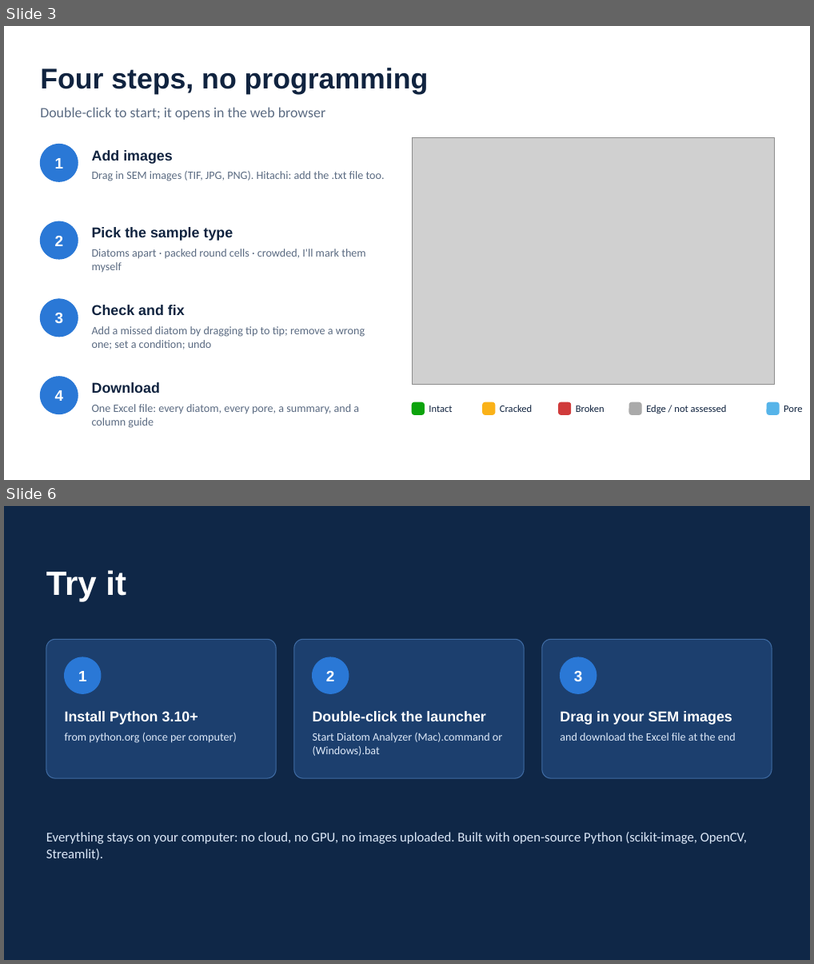
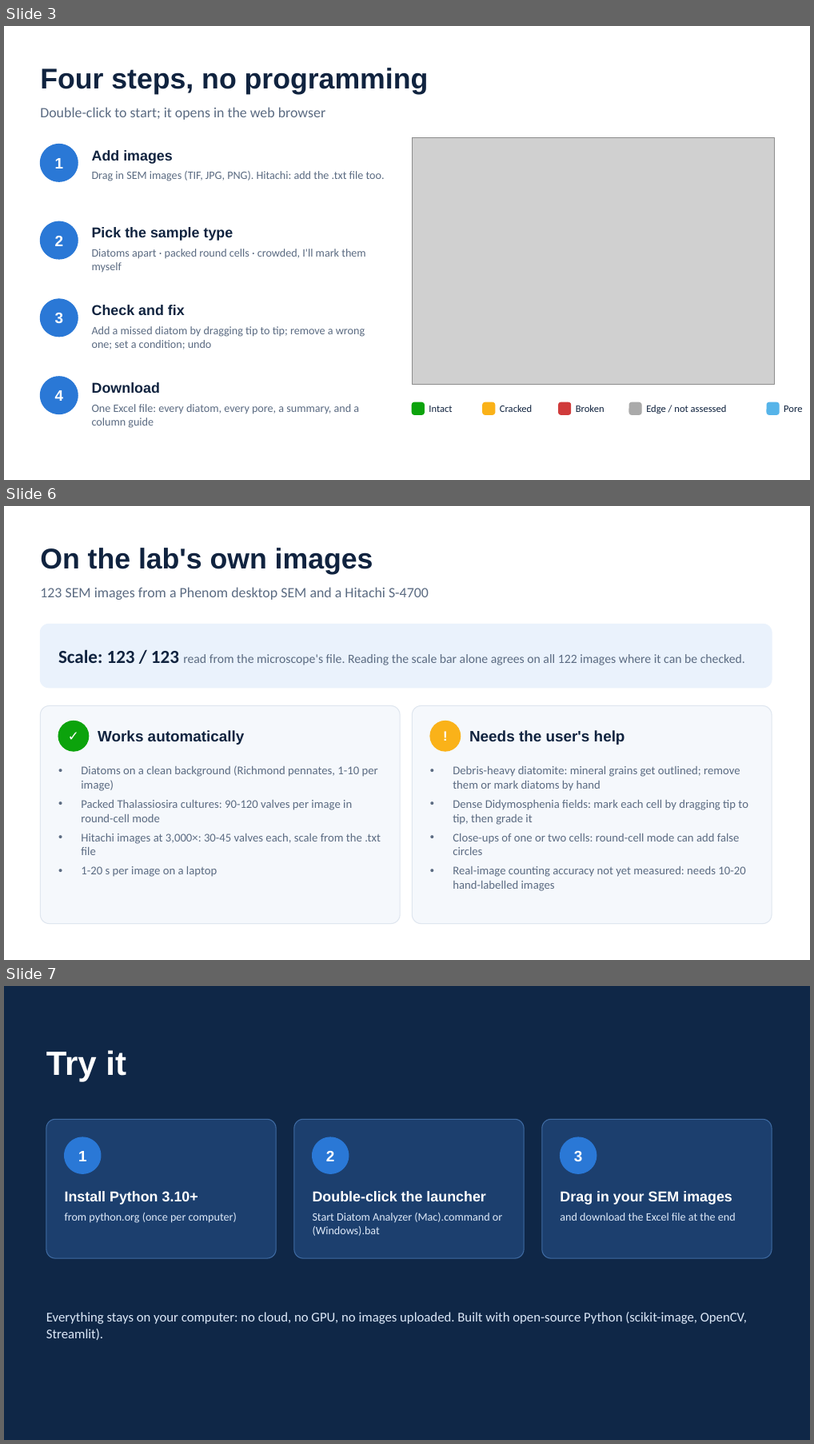
Before and after one commit to Krishna1Swaminathan/diatom-sem-analyzer, a slide deck: docs/Diatom_Analyzer_overview.pptx. Shown one above the other, each under a label of ours: slides 3 and 6 before the commit, slides 3, 6 and 7 after it; the slides between them are not shown. The pictures are 814x964 and 814x1444 pixels, drawn with LibreOffice and Linux fonts; fonts in the diff are those of the drawing; grey boxes stand for pictures. Boxes give left, top, right and bottom in pixels: in the first picture for what was removed or moved away, otherwise in the second. Text is boxed around its words. In the diff, an @@ line names an element or a change of style, - is before the commit and + after.

Commit message:
Add held-out benchmark results and realistic figures to slides and README
- reports/heldout*: the synthetic benchmark on 30 frames never used for tuning
  (seeds 1000-1029); results match the tuning frames
- Slides: accuracy slide uses held-out figures, and a new slide on what works
  automatically on the lab's images and what needs the user's help

```diff
--- a/docs/Diatom_Analyzer_overview.pptx
+++ b/docs/Diatom_Analyzer_overview.pptx
@@ slide 6 added at <box>4,506,810,960</box>, background #FFFFFF @@
@@ text added at <box>40,548,374,574</box>, 34 pt, text #10233F, bold @@
+On the lab's own images
@@ text added at <box>40,587,429,600</box>, 17 pt, text #5B6B82 @@
+123 SEM images from a Phenom desktop SEM and a Hitachi S-4700
@@ rounded rectangle added at <box>40,624,772,688</box>, fill #EAF2FC, outline #EAF2FC 1 pt @@
@@ text added at <box>58,649,746,665</box>, 15 pt, text #5B6B82 @@
+Scale: 123 / 123 read from the microscope's file. Reading the scale bar alone agrees on all 122 images where it can be checked.
@@ rounded rectangle added at <box>40,706,400,924</box>, fill #F5F8FC, outline #DFE6EF 1 pt @@
@@ ellipse added at <box>58,720,89,751</box>, fill #0CA30C, outline #0CA30C 1 pt @@
@@ text added at <box>58,720,89,751</box>, 16 pt, text #FFFFFF, bold @@
+✓
@@ rounded rectangle added at <box>412,706,772,924</box>, fill #F5F8FC, outline #DFE6EF 1 pt @@
@@ ellipse added at <box>430,720,461,751</box>, fill #FAB219, outline #FAB219 1 pt @@
@@ text added at <box>430,720,461,751</box>, 16 pt, text #FFFFFF, bold @@
+!
@@ text added at <box>98,730,245,744</box>, 18 pt, text #10233F, bold @@
+Works automatically
@@ text added at <box>470,730,626,744</box>, 18 pt, text #10233F, bold @@
+Needs the user's help
@@ text added at <box>81,765,381,876</box>, 14 pt, text #5B6B82 @@
+• Diatoms on a clean background (Richmond pennates, 1-10 per image)
+• Packed Thalassiosira cultures: 90-120 valves per image in round-cell mode
+• Hitachi images at 3,000×: 30-45 valves each, scale from the .txt file
+• 1-20 s per image on a laptop
@@ text added at <box>453,766,749,891</box>, 14 pt, text #5B6B82 @@
+• Debris-heavy diatomite: mineral grains get outlined; remove them or mark diatoms by hand
+• Dense Didymosphenia fields: mark each cell by dragging tip to tip, then grade it
+• Close-ups of one or two cells: round-cell mode can add false circles
+• Real-image counting accuracy not yet measured: needs 10-20 hand-labelled images
@@ what was slide 6 is now slide 7 @@
```
Also in this commit, not shown: 2 slides changed, 5 other files.
